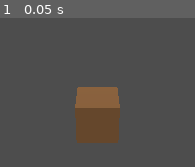
Above: before the commit, frame 1.
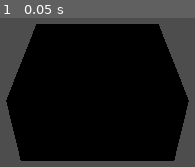
Above: after the commit, the same moment.

Repository: Brohuld/Forgotten-Caves
Game: Godot game, scene res://scenes/Main.tscn
Same seed, same stepped clock (60 frames per second), same inputs: the game is played once before the commit and once after it.
Inputs:
- Up to frame 1 (0.05 s): no input

The runs differ from the first frame. In frame 1, 75% of the frame differs, in the area x 3-97%, y 4-96%.

Commit message:
Sprint 1: generation carte en blocs

Diff:
--- a/scenes/Main.tscn
+++ b/scenes/Main.tscn
@@ -1,20 +1,17 @@
 [gd_scene load_steps=3 format=3 uid="uid://cxpq7fcavesmain"]
 
-[sub_resource type="BoxMesh" id="BoxMesh_1"]
-
-[sub_resource type="StandardMaterial3D" id="StandardMaterial3D_1"]
-albedo_color = Color(0.55, 0.38, 0.22, 1)
+[ext_resource type="Script" path="res://scripts/Main.gd" id="1"]
+[ext_resource type="Script" path="res://scripts/VoxelWorld.gd" id="2"]
 
 [node name="Main" type="Node3D"]
+script = ExtResource("1")
 
 [node name="Camera3D" type="Camera3D" parent="."]
-transform = Transform3D(1, 0, 0, 0, 0.866025, 0.5, 0, -0.5, 0.866025, 0, 4, 6)
 current = true
 
 [node name="DirectionalLight3D" type="DirectionalLight3D" parent="."]
-transform = Transform3D(0.866025, -0.433013, 0.25, 0, 0.5, 0.866025, -0.5, -0.75, 0.433013, 0, 5, 0)
+transform = Transform3D(0.866025, -0.433013, 0.25, 0, 0.5, 0.866025, -0.5, -0.75, 0.433013, 0, 20, 0)
 shadow_enabled = true
 
-[node name="TestBlock" type="MeshInstance3D" parent="."]
-mesh = SubResource("BoxMesh_1")
-surface_material_override/0 = SubResource("StandardMaterial3D_1")
+[node name="VoxelWorld" type="Node3D" parent="."]
+script = ExtResource("2")
--- /dev/null
+++ b/scripts/Main.gd
@@ -0,0 +1,7 @@
+extends Node3D
+## Positionne la camera pour voir l'ensemble de la carte de test au demarrage.
+
+func _ready() -> void:
+	var cam := $Camera3D
+	cam.global_position = Vector3(10, 30, 45)
+	cam.look_at(Vector3(10, 3, 10), Vector3.UP)
--- /dev/null
+++ b/scripts/VoxelWorld.gd
@@ -0,0 +1,119 @@
+extends Node3D
+## Sprint 1 : genere une petite carte de test plate (terre sur pierre)
+## et construit un mesh unique par materiau, en ne dessinant que les
+## faces exposees (culling des faces cachees / internes).
+
+# Dimensions de la carte de test (on agrandira vers 200x200x100 plus tard)
+const WIDTH := 20   # axe X
+const DEPTH := 20   # axe Z
+const HEIGHT := 10  # axe Y (hauteur totale, y=0 = fond)
+
+# Nombre de niveaux de terre en surface (le reste en dessous = pierre)
+const DIRT_HEIGHT := 3
+
+enum BlockType { EMPTY, DIRT, STONE }
+
+# Grille du monde : cle = Vector3i (position bloc), valeur = BlockType
+var grid: Dictionary = {}
+
+# 6 directions possibles autour d'un bloc (droite/gauche/haut/bas/avant/arriere)
+const DIRECTIONS := [
+	Vector3i(1, 0, 0), Vector3i(-1, 0, 0),
+	Vector3i(0, 1, 0), Vector3i(0, -1, 0),
+	Vector3i(0, 0, 1), Vector3i(0, 0, -1),
+]
+
+
+func _ready() -> void:
+	generate_flat_terrain()
+	build_mesh()
+
+
+## Remplit la grille : pierre en bas, terre au-dessus (terrain plat pour l'instant)
+func generate_flat_terrain() -> void:
+	for x in range(WIDTH):
+		for z in range(DEPTH):
+			for y in range(HEIGHT):
+				var type := BlockType.STONE
+				if y >= HEIGHT - DIRT_HEIGHT:
+					type = BlockType.DIRT
+				grid[Vector3i(x, y, z)] = type
+
+
+## Renvoie le type de bloc a une position, EMPTY si hors de la carte
+func get_block(pos: Vector3i) -> int:
+	return grid.get(pos, BlockType.EMPTY)
+
+
+## Construit un seul mesh avec une surface "terre" et une surface "pierre",
+## en n'ajoutant une face que si le bloc voisin dans cette direction est vide.
+## C'est le culling des faces cachees : on evite de dessiner les faces
+## entre deux blocs pleins, invisibles de toute facon.
+func build_mesh() -> void:
+	var st_dirt := SurfaceTool.new()
+	var st_stone := SurfaceTool.new()
+	st_dirt.begin(Mesh.PRIMITIVE_TRIANGLES)
+	st_stone.begin(Mesh.PRIMITIVE_TRIANGLES)
+
+	for pos in grid.keys():
+		var type: int = grid[pos]
+		if type == BlockType.EMPTY:
+			continue
+		var st := st_dirt if type == BlockType.DIRT else st_stone
+		for dir in DIRECTIONS:
+			if get_block(pos + dir) == BlockType.EMPTY:
+				_add_face(st, pos, dir)
+
+	var mesh := ArrayMesh.new()
+	st_dirt.commit(mesh)
+	st_stone.commit(mesh)
+
+	var mat_dirt := StandardMaterial3D.new()
+	mat_dirt.albedo_color = Color(0.55, 0.38, 0.22)
+	mat_dirt.cull_mode = BaseMaterial3D.CULL_DISABLED
+
+	var mat_stone := StandardMaterial3D.new()
+	mat_stone.albedo_color = Color(0.5, 0.5, 0.5)
+	mat_stone.cull_mode = BaseMaterial3D.CULL_DISABLED
+
+	mesh.surface_set_material(0, mat_dirt)
+	mesh.surface_set_material(1, mat_stone)
+
+	var mesh_instance := MeshInstance3D.new()
+	mesh_instance.mesh = mesh
+	add_child(mesh_instance)
+
+
+## Ajoute un quad (2 triangles) sur la face "dir" du bloc a la position "pos"
+func _add_face(st: SurfaceTool, pos: Vector3i, dir: Vector3i) -> void:
+	var p := Vector3(pos.x, pos.y, pos.z)
+	var verts: Array
+
+	if dir == Vector3i(1, 0, 0):
+		verts = [p + Vector3(1, 0, 0), p + Vector3(1, 1, 0), p + Vector3(1, 1, 1), p + Vector3(1, 0, 1)]
+	elif dir == Vector3i(-1, 0, 0):
+		verts = [p + Vector3(0, 0, 1), p + Vector3(0, 1, 1), p + Vector3(0, 1, 0), p + Vector3(0, 0, 0)]
+	elif dir == Vector3i(0, 1, 0):
+		verts = [p + Vector3(0, 1, 0), p + Vector3(0, 1, 1), p + Vector3(1, 1, 1), p + Vector3(1, 1, 0)]
+	elif dir == Vector3i(0, -1, 0):
+		verts = [p + Vector3(1, 0, 0), p + Vector3(1, 0, 1), p + Vector3(0, 0, 1), p + Vector3(0, 0, 0)]
+	elif dir == Vector3i(0, 0, 1):
+		verts = [p + Vector3(1, 0, 1), p + Vector3(1, 1, 1), p + Vector3(0, 1, 1), p + Vector3(0, 0, 1)]
+	else: # Vector3i(0, 0, -1)
+		verts = [p + Vector3(0, 0, 0), p + Vector3(0, 1, 0), p + Vector3(1, 1, 0), p + Vector3(1, 0, 0)]
+
+	var normal := Vector3(dir.x, dir.y, dir.z)
+
+	st.set_normal(normal)
+	st.add_vertex(verts[0])
+	st.set_normal(normal)
+	st.add_vertex(verts[1])
+	st.set_normal(normal)
+	st.add_vertex(verts[2])
+
+	st.set_normal(normal)
+	st.add_vertex(verts[0])
+	st.set_normal(normal)
+	st.add_vertex(verts[2])
+	st.set_normal(normal)
+	st.add_vertex(verts[3])
Not shown, changed: README.md
